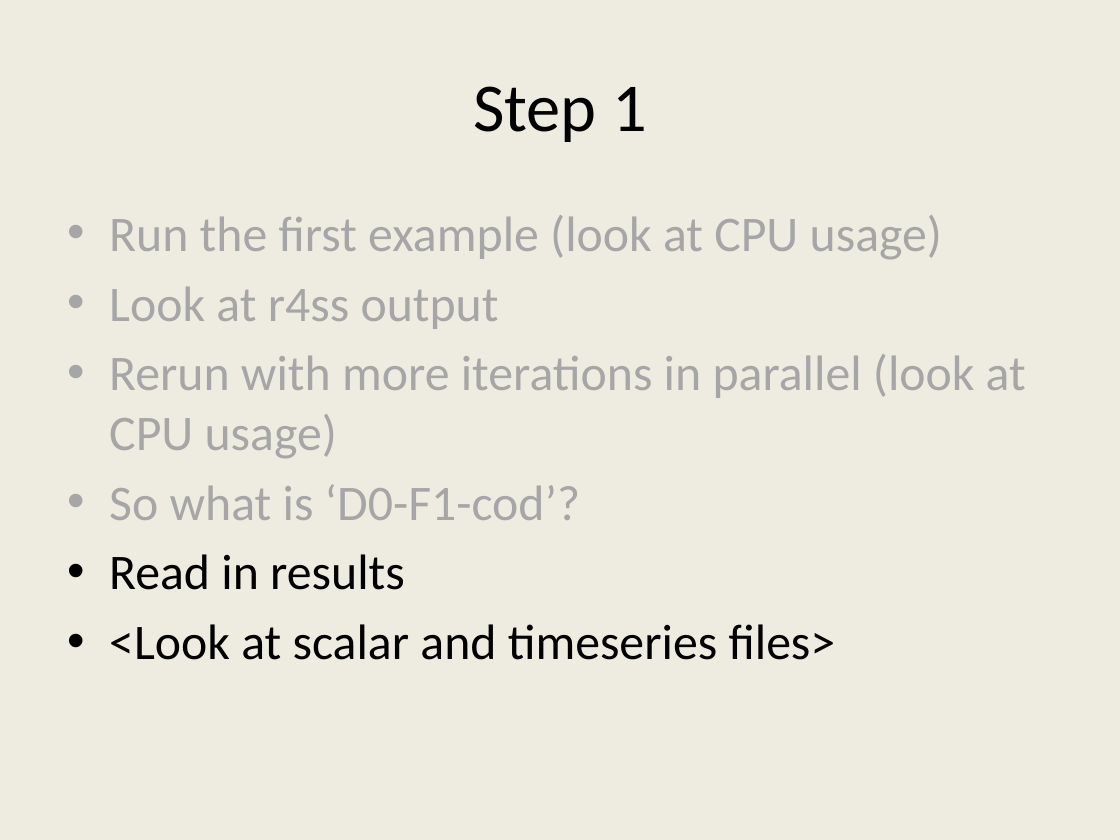
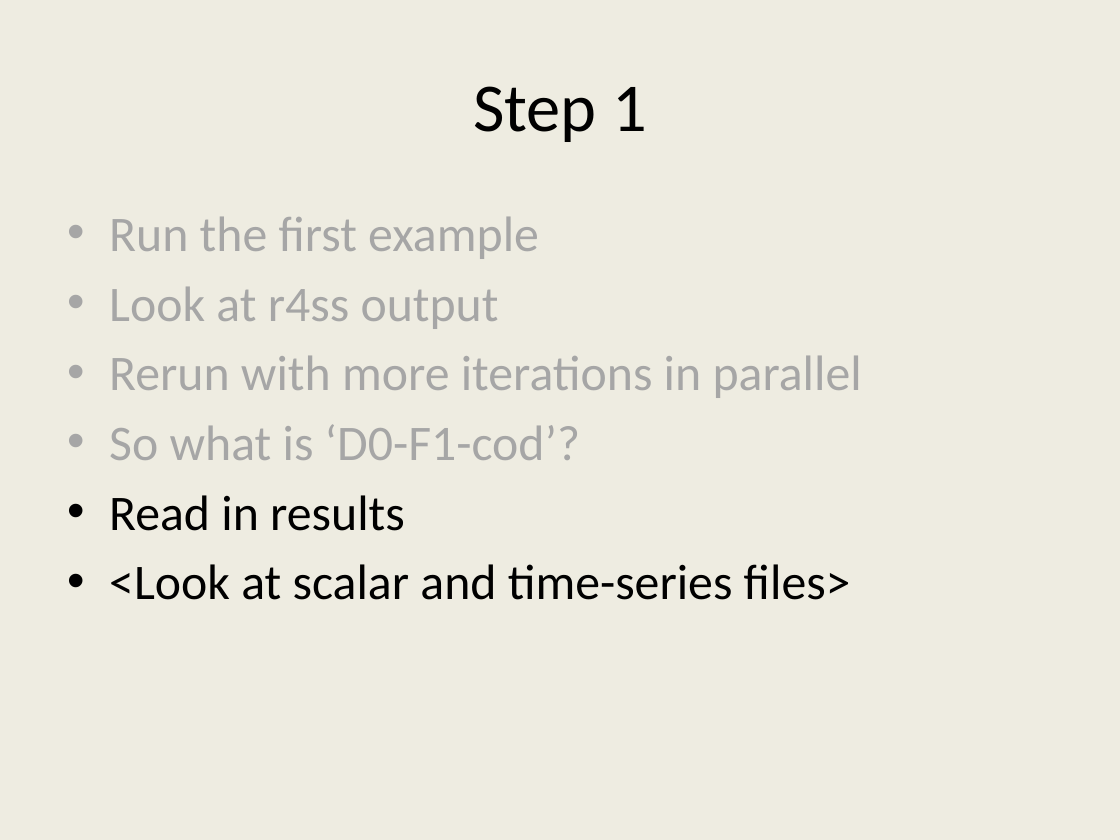
Before and after one commit to ss3sim/workshop, a slide deck: slide 15 of ss3sim_workshop.pptx (slide 11 before the commit). Drawn at 1120x840 pixels with LibreOffice and Linux fonts; fonts in the diff are those of the drawing. Boxes give left, top, right and bottom in pixels: in the first picture for what was removed or moved away, otherwise in the second. Text is boxed around its words. In the diff, an @@ line names an element or a change of style, - is before the commit and + after.

```diff
--- a/ss3sim_workshop.pptx
+++ b/ss3sim_workshop.pptx
@@ text at [109, 216, 539, 259]: text changed @@
-• Run the first example (look at CPU usage)
+• Run the first example
@@ text at [109, 355, 862, 398]: text changed @@
-• Rerun with more iterations in parallel (look at CPU usage)
+• Rerun with more iterations in parallel
@@ text at [109, 564, 851, 600]: text changed @@
-• <Look at scalar and timeseries files>
+• <Look at scalar and time-series files>
```
Also in this commit, not shown: 13 other slides changed, 5 slides added, 1 slide removed, 4 other files.
